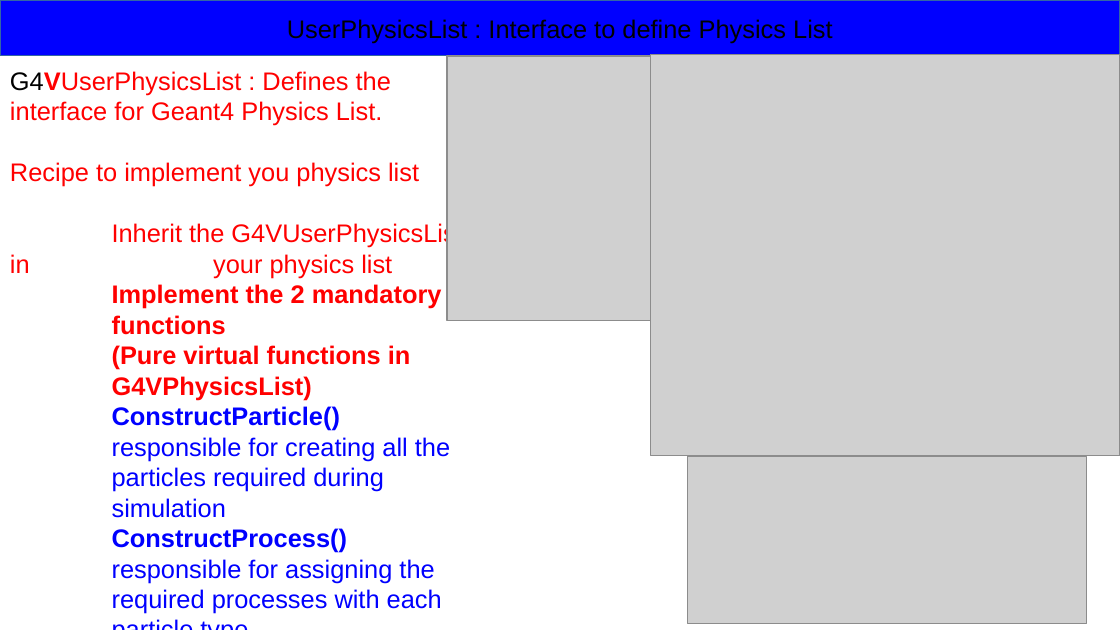
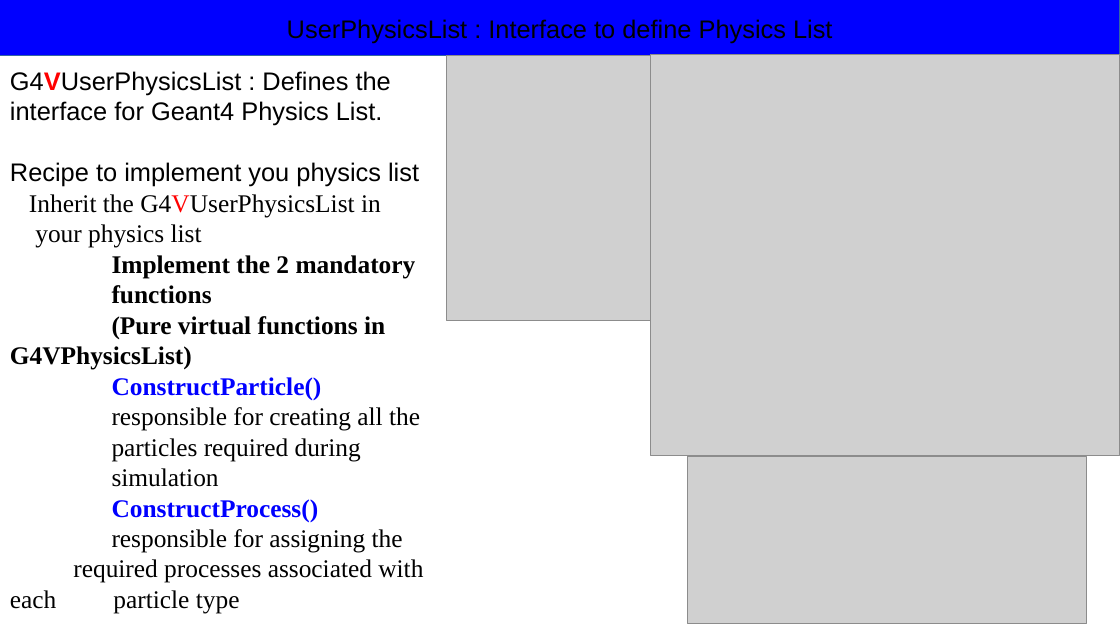
Before and after one commit to rsehgal/G4Simulations, a slide deck: slide 6 of Presentations/PhysicsList.pptx (slide 7 before the commit). Drawn at 1120x630 pixels with LibreOffice and Linux fonts; fonts in the diff are those of the drawing; grey boxes stand for pictures. Boxes give left, top, right and bottom in pixels: in the first picture for what was removed or moved away, otherwise in the second. Text is boxed around its words. In the diff, an @@ line names an element or a change of style, - is before the commit and + after.

Commit message:
Modified the PhysicsList PPTs

```diff
--- a/Presentations/PhysicsList.pptx
+++ b/Presentations/PhysicsList.pptx
@@ text at [10, 71, 420, 522]: text colour #FF0000 to #000000 in "G4VUserPhysicsList : Defines the interface for Geant4 ...", "Recipe to implement you physics list", "Inherit the G4VUserPhysicsList in your physics list", "Implement the 2 mandatory functions" and 1 more places; font Arial to Times New Roman in "Inherit the G4VUserPhysicsList in your physics list", "Implement the 2 mandatory functions", "(Pure virtual functions in G4VPhysicsList)", "ConstructParticle()" and 3 more places; text colour #0000FF to #000000 in "responsible for creating all the", "particles required during simulation" @@
@@ text at [10, 529, 423, 614]: text changed; font Arial to Times New Roman; text colour #0000FF to #000000 @@
-responsible for assigning the required processes with each particle type
+responsible for assigning the required processes associated with each particle type
```
Also in this commit, not shown: 14 other slides changed, 16 slides added, 2 slides removed, 2 other files.
